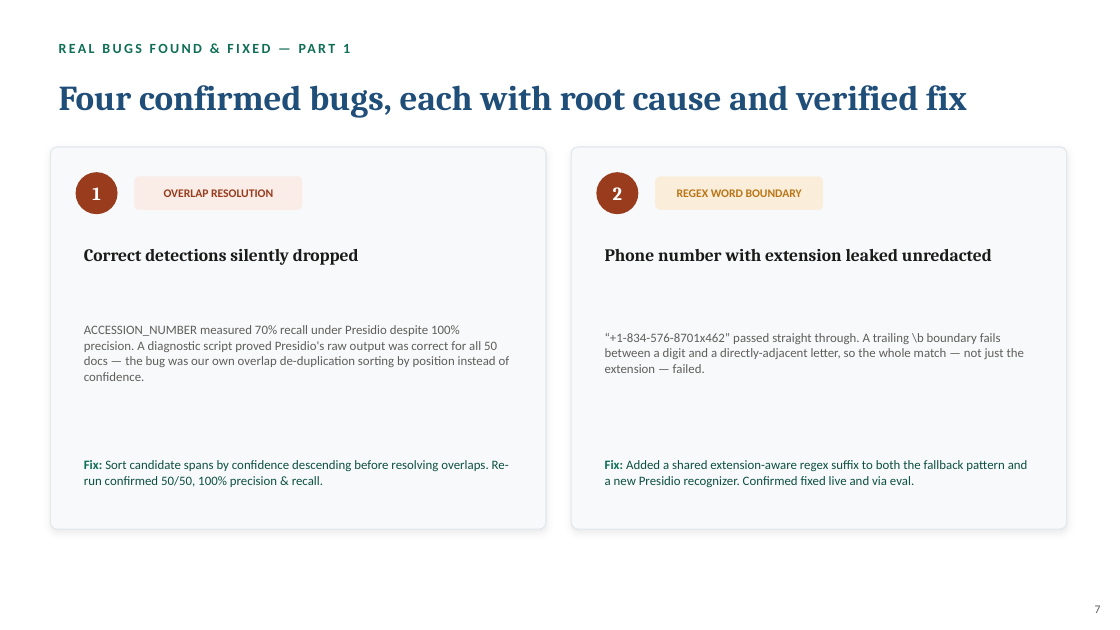
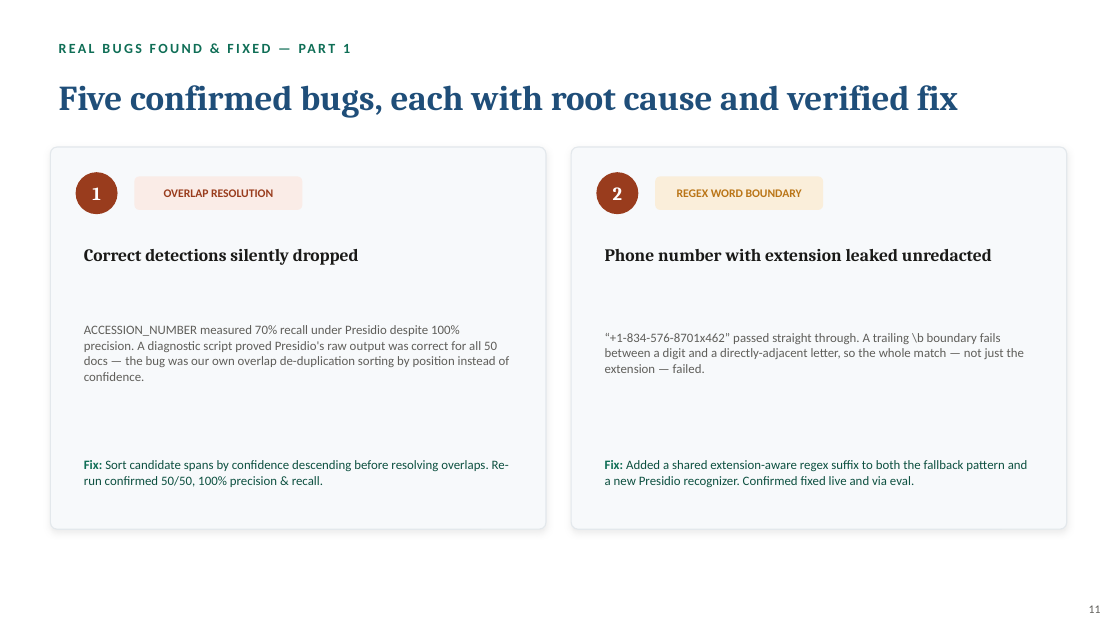
Before and after one commit to Ramya192/phi-deidentification, a slide deck: slide 11 of Capstone_Presentation.pptx (slide 7 before the commit). Drawn at 1120x630 pixels with LibreOffice and Linux fonts; fonts in the diff are those of the drawing. Boxes give left, top, right and bottom in pixels: in the first picture for what was removed or moved away, otherwise in the second. Text is boxed around its words. In the diff, an @@ line names an element or a change of style, - is before the commit and + after.

```diff
--- a/Capstone_Presentation.pptx
+++ b/Capstone_Presentation.pptx
@@ text at bbox=[59, 85, 958, 111]: text changed @@
-Four confirmed bugs, each with root cause and verified fix
+Five confirmed bugs, each with root cause and verified fix
@@ text at bbox=[1089, 605, 1101, 613]: text changed @@
-7
+11
```
Also in this commit, not shown: 9 other slides changed, 7 slides added, 46 other files.
